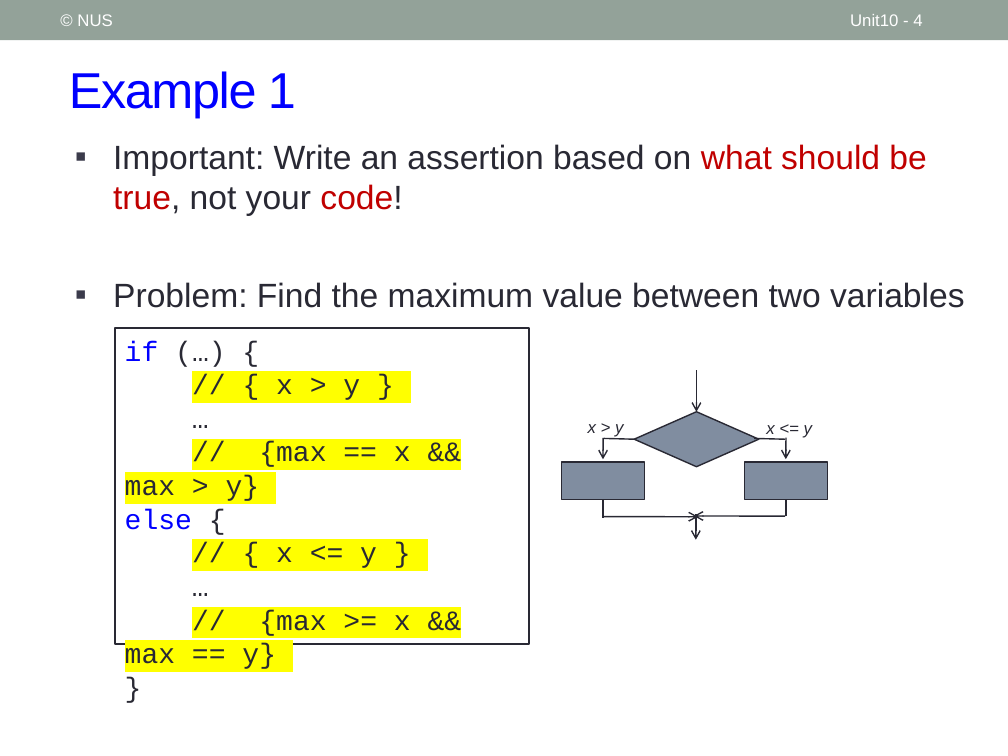
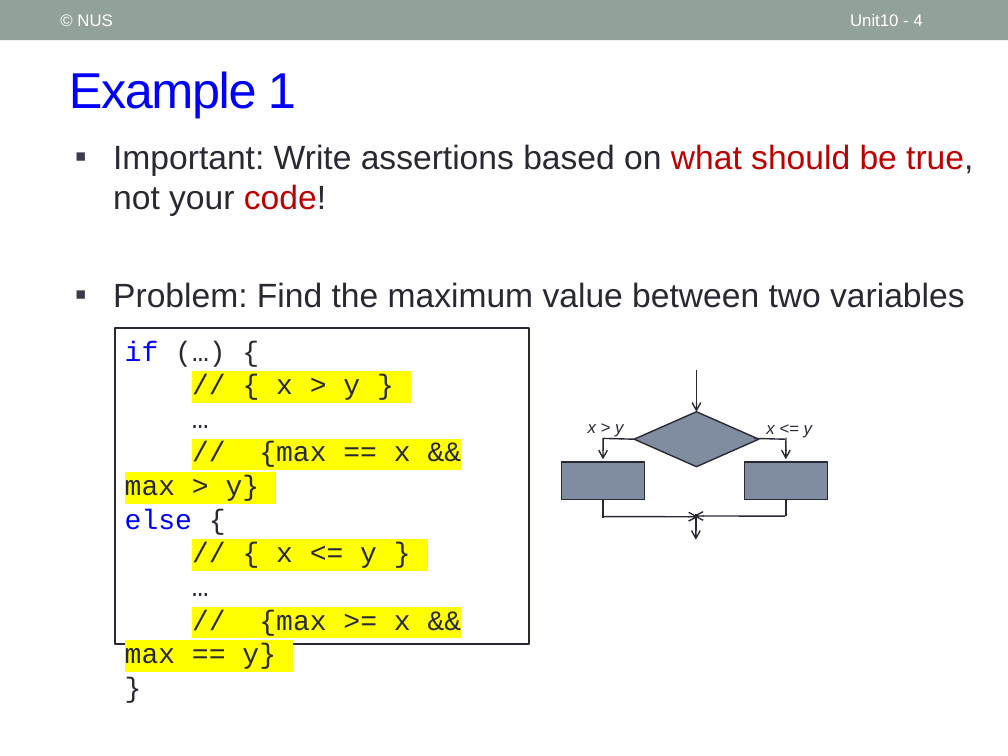
Before and after one commit to nus-cs1010-2021-s2/website, a slide deck: slide 4 of slides/Unit10_Assertion.pptx. Drawn at 1008x756 pixels with LibreOffice and Linux fonts; fonts in the diff are those of the drawing. Boxes give left, top, right and bottom in pixels: in the first picture for what was removed or moved away, otherwise in the second. Text is boxed around its words. In the diff, an @@ line names an element or a change of style, - is before the commit and + after.

```diff
--- a/slides/Unit10_Assertion.pptx
+++ b/slides/Unit10_Assertion.pptx
@@ text at [113,144,973,216]: text changed @@
-▪ Important: Write an assertion based on what should be true, not your code!
+▪ Important: Write assertions based on what should be true, not your code!
```
Also in this commit, not shown: 2 other slides changed, 7 other files.
